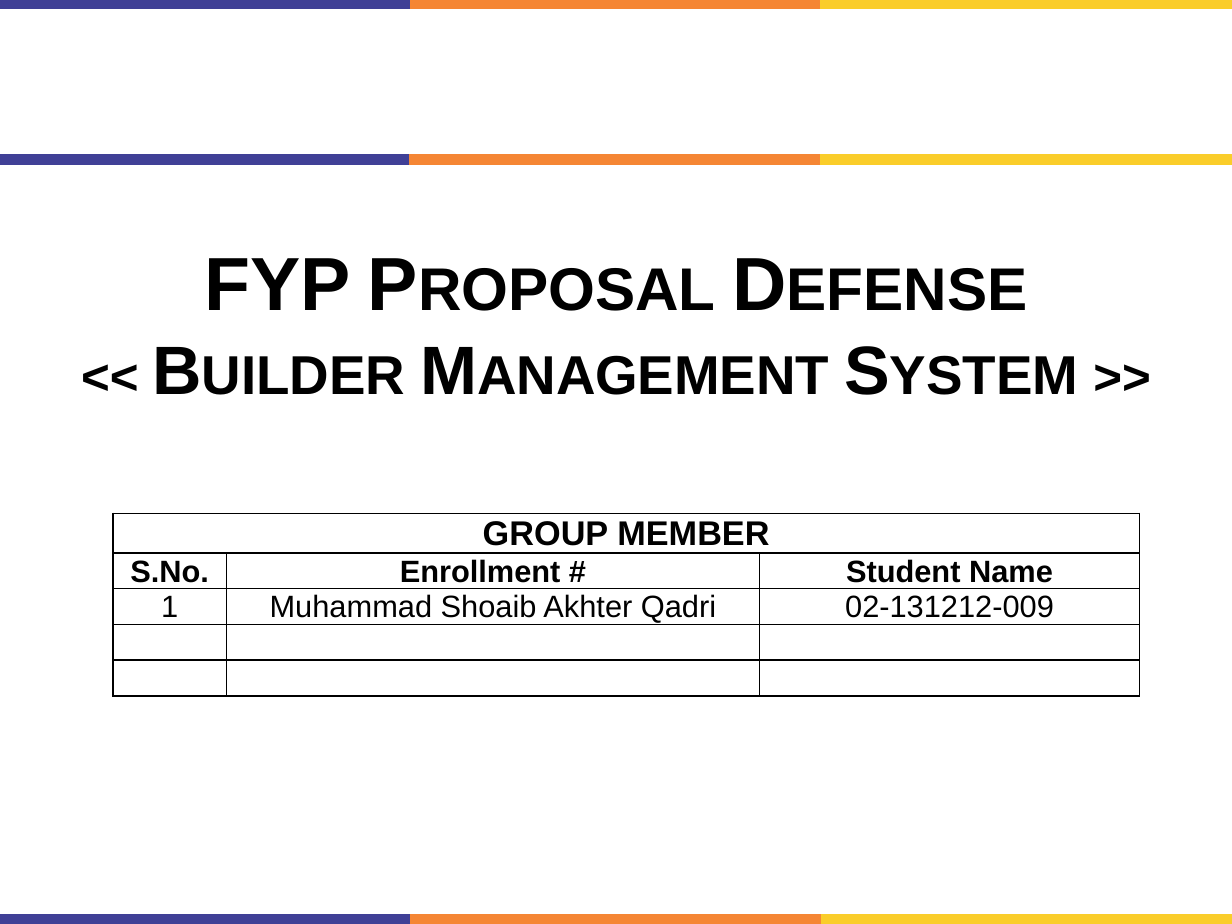
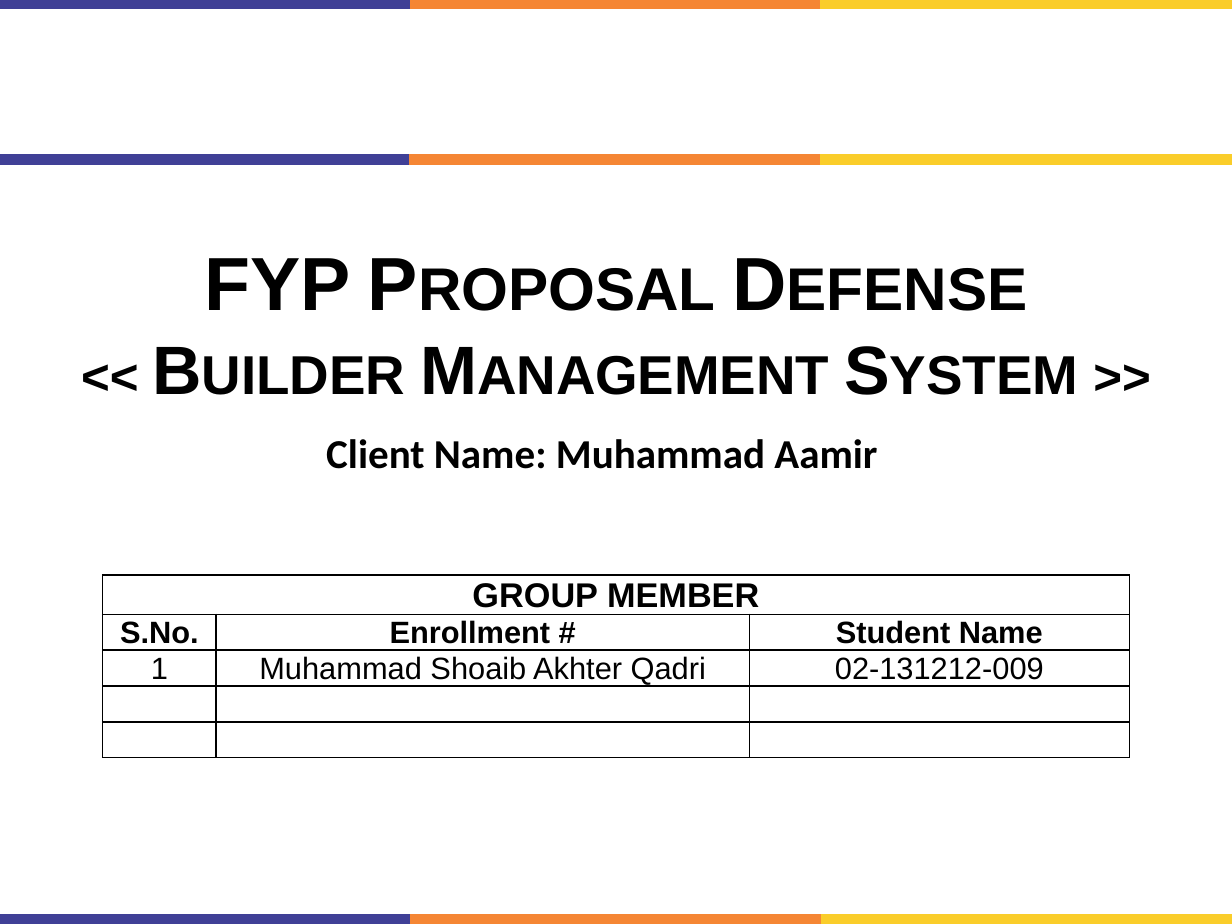
Before and after one commit to engineershoaibakhter/University-Courses, a slide deck: slide 1 of My 7th Semester/FYP/FYP PPT.pptx. Drawn at 1232x924 pixels with LibreOffice and Linux fonts; fonts in the diff are those of the drawing; background and template pictures are left out. Boxes give left, top, right and bottom in pixels: in the first picture for what was removed or moved away, otherwise in the second. Text is boxed around its words. In the diff, an @@ line names an element or a change of style, - is before the commit and + after.

```diff
--- a/My 7th Semester/FYP/FYP PPT.pptx
+++ b/My 7th Semester/FYP/FYP PPT.pptx
@@ text added at <box>326,439,877,469</box>, 24 pt, text #000000, bold @@
+Client Name: Muhammad Aamir
@@ table: place and size @@
-table at <box>113,514,1140,710</box>
+table at <box>102,575,1129,771</box>
```
Also in this commit, not shown: 4 other slides changed, 2 slides added, 3 slides removed, 1 other file.
